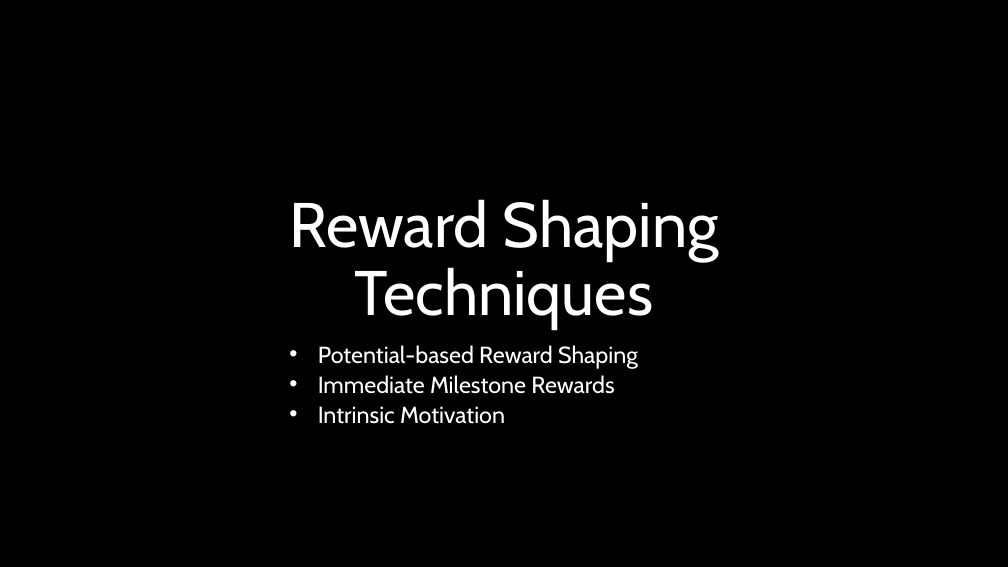
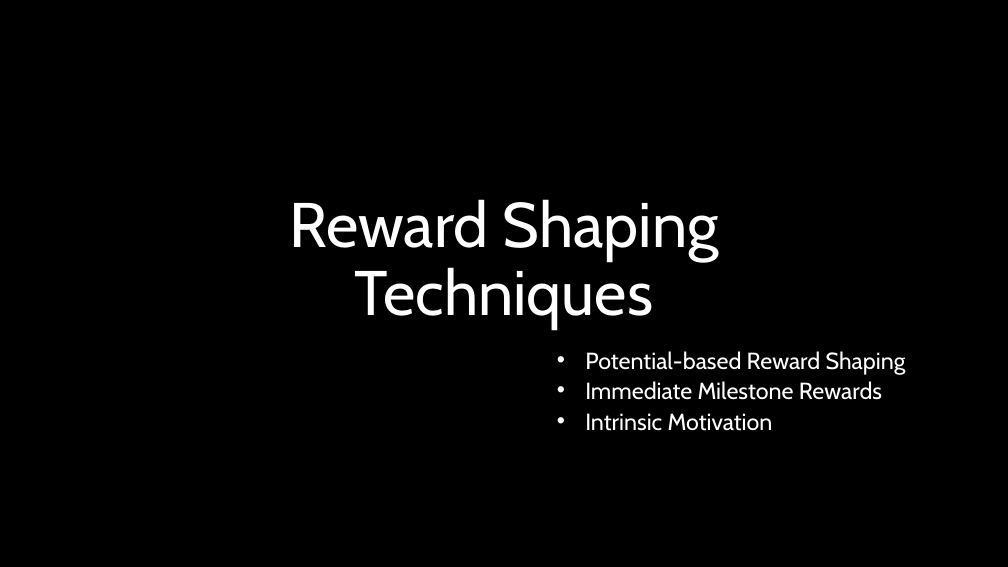
Before and after one commit to mhahsler/Introduction_to_Reinforcement_Learning, a slide deck: slide 7 of slides/Lecture_Reward_Engineering.pptx. Drawn at 1008x567 pixels with LibreOffice and Linux fonts; fonts in the diff are those of the drawing; background and template pictures are left out. Boxes give left, top, right and bottom in pixels: in the first picture for what was removed or moved away, otherwise in the second. Text is boxed around its words. In the diff, an @@ line names an element or a change of style, - is before the commit and + after.

```diff
--- a/slides/Lecture_Reward_Engineering.pptx
+++ b/slides/Lecture_Reward_Engineering.pptx
@@ text "Potential-based Reward Shaping": place and size @@
-text "Potential-based Reward Shaping" at [318,345,638,424]
+text "Potential-based Reward Shaping" at [585,351,906,431]
```
Also in this commit, not shown: 5 other slides changed, 1 other file.
